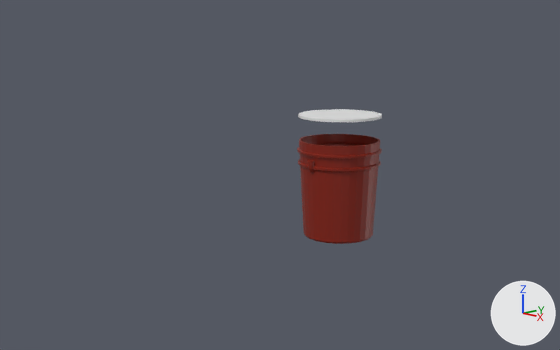
One commit to the Blender file Blender/Bucket.blend: the scene before it, then after it.
One viewpoint serves both versions: a camera (50 mm lens) standing at (14.45, -16.32, 6.2) and looking at (-1.11, -1.27, 1.76). Every picture has the same lights, and +X, +Y and +Z are marked at lower right.

The scene before the commit, as lines of its bpy script (objects in view):
```python
mat_material_001 = principled_material('Material.001')
mat_material_001.base_color = (0.23, 0.0097, 0.0)  # red #841900
me_cube_003 = bpy.data.meshes.new('Cube.003')
me_cube_003.from_pydata(...)  # 50 vertices, 39 faces; spans x -1.0..1.0, y -1.0..1.0, z -1.0..1.0
me_cube_003.materials.append(mat_material_001)  # red #841900
me_cylinder = bpy.data.meshes.new('Cylinder')
me_cylinder.from_pydata(...)  # 990 vertices, 959 faces; spans x -1.19..1.19, y -1.19..1.19, z -1.0..1.25
me_cylinder.materials.append(mat_material_001)  # red #841900
me_cylinder_003 = bpy.data.meshes.new('Cylinder.003')
me_cylinder_003.from_pydata(...)  # 610 vertices, 640 faces; spans x -1.0..1.0, y -1.0..1.0, z -1.0..1.0
ob_cube_001 = bpy.data.objects.new('Cube.001', me_cube_003)
ob_cube_001.location = (0.0, -1.17, 2.14)
ob_cube_001.rotation_euler = (-0.0612, 0.0, 3.142)  # degrees (-3.5, 0, 180)
ob_cube_001.scale = (0.0914, 0.0809, 0.173)
ob_cylinder = bpy.data.objects.new('Cylinder', me_cylinder)
ob_cylinder.location = (0.0, 0.0, 1.22)
ob_cylinder.scale = (1.0, 1.0, 1.23)
ob_cylinder_001 = bpy.data.objects.new('Cylinder.001', me_cylinder_003)
ob_cylinder_001.location = (0.0, 0.0, 3.45)
ob_cylinder_001.scale = (1.17, 1.17, -0.0361)
```
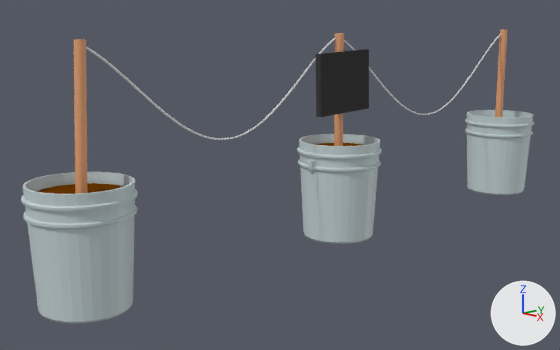
Commit message: uhm bucket

Edits to the bpy script that builds the scene:
```text
Change mat_material_001:
    mat_material_001.base_color: (0.23, 0.0097, 0.0) -> (0.557, 0.655, 0.674)  # red #841900 -> light grey #c5d4d6
Change me_cylinder_003:
    where me_cylinder_003.from_pydata(...)  # 610 vertices, 640 faces; spans x -1.0..1.0, y -1.0..1.0, z -1.0..1.0
    add me_cylinder_003.materials.append(mat_material_003)  # brown #683700
Add cu_nurbspath_003:
    cu_nurbspath_003 = bpy.data.curves.new('NurbsPath.003', 'CURVE')
    cu_nurbspath_003.dimensions = '3D'
    _sp = cu_nurbspath_003.splines.new('NURBS'); _sp.points.add(4)
    _sp.points.foreach_set('co', [-2.0, 0.0, 0.0, 1.0, -1.0, 0.0, -1.019, 1.0, 0.0, 0.0, -5.263, 1.0, 1.0, 0.0, -1.019, 1.0, 2.0, 0.0, 0.0, 1.0])
    _sp.order_u = 5
    _sp.order_v = 0
    _sp.use_endpoint_u = True
    cu_nurbspath_003.use_path = True
    cu_nurbspath_003.use_path_clamp = True
    cu_nurbspath_003.bevel_depth = 0.02
    cu_nurbspath_003.fill_mode = 'FULL'
Add cu_nurbspath:
    cu_nurbspath = bpy.data.curves.new('NurbsPath', 'CURVE')
    cu_nurbspath.dimensions = '3D'
    _sp = cu_nurbspath.splines.new('NURBS'); _sp.points.add(4)
    _sp.points.foreach_set('co', [-2.0, 0.0, 0.0, 1.0, -1.0, 0.0, -0.86, 1.0, 0.0, 0.0, -5.263, 1.0, 1.0, 0.0, -0.86, 1.0, 2.0, 0.0, 0.0, 1.0])
    _sp.order_u = 5
    _sp.order_v = 0
    _sp.use_endpoint_u = True
    cu_nurbspath.use_path = True
    cu_nurbspath.use_path_clamp = True
    cu_nurbspath.bevel_depth = 0.02
    cu_nurbspath.fill_mode = 'FULL'
Change ob_cylinder_001:
    ob_cylinder_001.location: (0.0, 0.0, 3.45) -> (0.0, 0.0, 2.47)
    ob_cylinder_001.scale: (1.17, 1.17, -0.0361) -> (1.17, 1.17, -0.0298)
Add ob_nurbspath_001:
    ob_nurbspath_001 = bpy.data.objects.new('NurbsPath.001', cu_nurbspath_003)
    ob_nurbspath_001.location = (0.0, 4.21, 5.6)
    ob_nurbspath_001.rotation_euler = (0.0, 0.0, 1.571)  # degrees (0, 0, 90)
    ob_nurbspath_001.scale = (2.12, 1.0, 1.0)
Add ob_nurbspath:
    ob_nurbspath = bpy.data.objects.new('NurbsPath', cu_nurbspath)
    ob_nurbspath.location = (0.0, -4.12, 5.64)
    ob_nurbspath.rotation_euler = (0.0, 0.0, 1.571)  # degrees (0, 0, 90)
    ob_nurbspath.scale = (1.98, 1.0, 1.0)
Add ob_cylinder_006:
    ob_cylinder_006 = bpy.data.objects.new('Cylinder.006', me_cylinder_008)  # 78 vertices, 114 faces; spans x -0.25..0.25, y -0.25..0.25, z -1.5..1.5; in mat_material_009 (orange #e7a473)
    ob_cylinder_006.location = (0.0, 8.55, 4.01)
    ob_cylinder_006.rotation_euler = (0.0391, 0.0246, 0.000964)  # degrees (2.2, 1.4, 0.1)
    ob_cylinder_006.scale = (0.501, 0.501, 1.14)
Add ob_cylinder_007:
    ob_cylinder_007 = bpy.data.objects.new('Cylinder.007', me_cylinder_009)  # 990 vertices, 959 faces; spans x -1.19..1.19, y -1.19..1.19, z -1.0..1.25; in mat_material_010 (light grey #c5d4d6)
    ob_cylinder_007.location = (0.0, 8.6, 1.22)
    ob_cylinder_007.scale = (1.0, 1.0, 1.23)
Add ob_cylinder_003:
    ob_cylinder_003 = bpy.data.objects.new('Cylinder.003', me_cylinder_005)  # 78 vertices, 114 faces; spans x -0.25..0.25, y -0.25..0.25, z -1.5..1.5; in mat_material_006 (orange #e7a473)
    ob_cylinder_003.location = (0.0, -8.12, 4.01)
    ob_cylinder_003.rotation_euler = (-0.0315, 0.0246, -0.000777)  # degrees (-1.8, 1.4, -0)
    ob_cylinder_003.scale = (0.501, 0.501, 1.14)
Add ob_cylinder_004:
    ob_cylinder_004 = bpy.data.objects.new('Cylinder.004', me_cylinder_006)  # 610 vertices, 640 faces; spans x -1.0..1.0, y -1.0..1.0, z -1.0..1.0; in mat_material_007 (brown #683700)
    ob_cylinder_004.location = (0.0, -8.21, 2.47)
    ob_cylinder_004.scale = (1.17, 1.17, -0.0298)
Add ob_cylinder_005:
    ob_cylinder_005 = bpy.data.objects.new('Cylinder.005', me_cylinder_007)  # 990 vertices, 959 faces; spans x -1.19..1.19, y -1.19..1.19, z -1.0..1.25; in mat_material_008 (light grey #c5d4d6)
    ob_cylinder_005.location = (0.0, -8.21, 1.22)
    ob_cylinder_005.scale = (1.0, 1.0, 1.23)
Add ob_cube_002:
    ob_cube_002 = bpy.data.objects.new('Cube.002', me_cube_004)  # a box spanning x -1.0..1.0, y -1.0..1.0, z -1.0..1.0; in mat_material_005 (black #424242)
    ob_cube_002.location = (0.16, -0.07, 4.39)
    ob_cube_002.rotation_euler = (0.0362, 0.0, 0.0)  # degrees (2.1, 0, 0)
    ob_cube_002.scale = (0.0899, 1.0, 0.839)
Add ob_cylinder_002:
    ob_cylinder_002 = bpy.data.objects.new('Cylinder.002', me_cylinder_004)  # 78 vertices, 114 faces; spans x -0.25..0.25, y -0.25..0.25, z -1.5..1.5; in mat_material_004 (orange #e7a473)
    ob_cylinder_002.location = (0.0, -0.06, 4.01)
    ob_cylinder_002.rotation_euler = (0.0391, 0.0246, 0.000964)  # degrees (2.2, 1.4, 0.1)
    ob_cylinder_002.scale = (0.501, 0.501, 1.14)
```

Pixel boxes (x1, y1, x2, y2) of what changed, in the pictures (560 x 350 px):
'Cylinder.005', added: after (21, 172, 138, 324)
'Cylinder', recoloured (red to grey): (297, 134, 382, 244) in both
'Cylinder.007', added: after (465, 110, 534, 195)
'Cube.002', added (black): after (315, 49, 369, 117)
'Cylinder.003', added (orange): after (74, 39, 88, 194)
'Cylinder.001', recoloured, moved, rescaled: before (298, 109, 382, 122); after (316, 143, 364, 146)
'NurbsPath', added: after (86, 37, 336, 140)
'Cylinder.006', added (orange): after (495, 29, 507, 117)
'Cylinder.004', added (brown): after (36, 183, 124, 194)
'Cylinder.002', added (orange): after (334, 33, 344, 146)
'NurbsPath.001', added: after (344, 34, 501, 115)
'Cube.001', recoloured: (307, 160, 315, 173) in both
